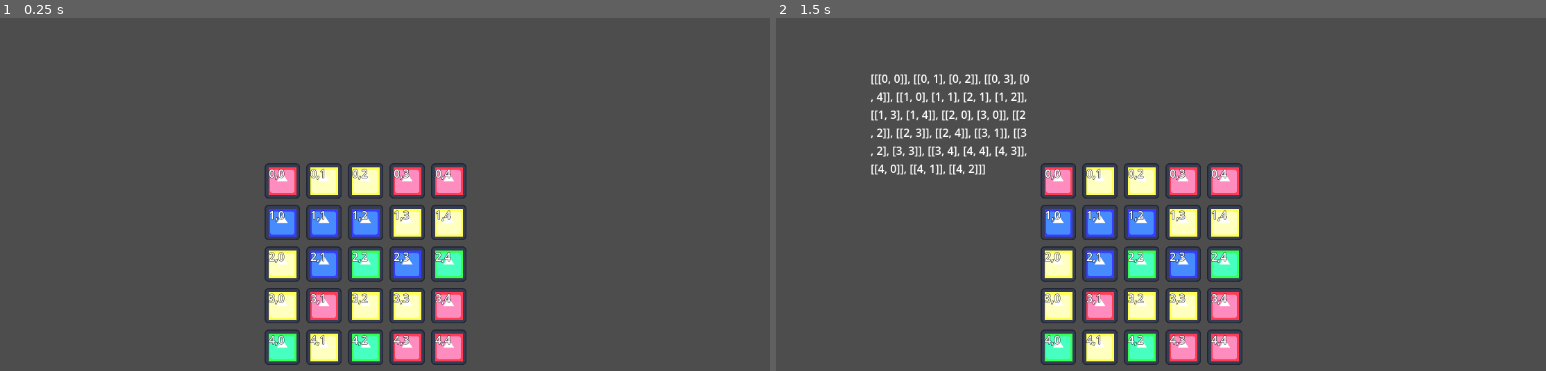
Above: before the commit, frames 1-2 (left to right).
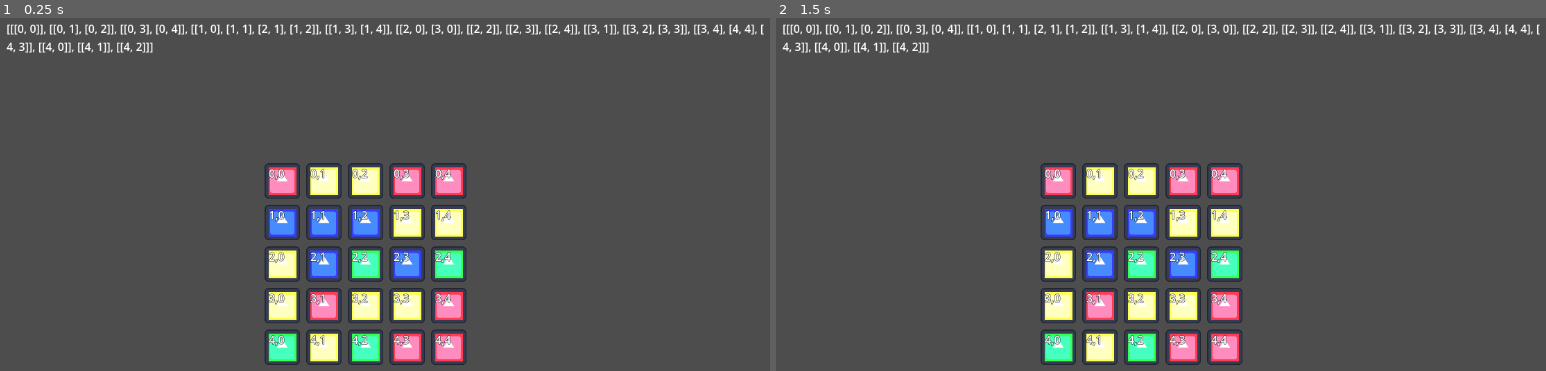
Above: after the commit, the same moments.

Repository: GandalfDG/slop-farmer-extension
Game: Godot game, scene res://game_window.tscn
Same seed, same stepped clock (60 frames per second), same inputs: the game is played once before the commit and once after it. The engine's default icon, where the game draws it, is replaced by a stand-in: a white triangle on a blue panel in a dark square.
Inputs (mouse positions are in pixels of both pictures, inside the frame that each line leads up to):
- Up to frame 1 (0.25 s): no input
- Up to frame 2 (1.5 s): tap Enter at 0.5 s; move the mouse to (1060, 180) at 0.52 s; tap Space (activate) at 0.6, 1.25, 1.35 s; click (1060, 180) at 0.67 s; move the mouse to (1099, 180) at 1.27 s; click (1099, 180) at 1.42 s

The runs differ from the first frame. In frame 1, 1.5% of the frame differs, in the area x 0-100%, y 1-10%; in frame 2, 3.0%, in the area x 0-100%, y 1-45%.

Commit message:
get the group to which the clicked token belongs

Diff:
--- a/game_window.tscn
+++ b/game_window.tscn
@@ -10,8 +10,8 @@
 offset = 60.0
 
 [node name="Debug Label" type="Label" parent="Grid"]
-offset_left = -245.0
-offset_top = -134.0
-offset_right = -16.0
-offset_bottom = -51.0
+offset_left = -372.0
+offset_top = -206.0
+offset_right = 729.0
+offset_bottom = -123.0
 autowrap_mode = 1
--- a/grid.gd
+++ b/grid.gd
@@ -18,17 +18,21 @@
 	for row in rows:
 		grid.append([])
 		for column in cols:
-			var token_node = token.instantiate()
+			var token_node: Token = token.instantiate()
 			add_child(token_node)
 			token_node.position = Vector2(offset*column, offset*row)
 			token_node.set_type(randi_range(0,3 ))
 			token_node.set_debug_label(str(row) + "," + str(column))
+			token_node.token_clicked.connect(_on_token_clicked.bind([row,column]))
 			grid[row].append(token_node)
 
+	calculate_token_groups()
 
 func _process(_delta: float) -> void:
-	if Input.is_action_just_pressed("activate"):
-		calculate_token_groups()
+	pass
+
+func _on_token_clicked(token_coord):
+	print(str(token_coord) + ", " + str(get_group_of_token(token_coord)))
 
 func populate_grid():
 	pass
@@ -80,3 +84,10 @@
 			groups.append(new_group)
 
 	debug_label.text = str(groups)
+
+func get_group_of_token(token_coord) -> Array:
+	for group in groups:
+		if token_coord in group:
+			return group
+
+	return []
--- a/token.gd
+++ b/token.gd
@@ -1,4 +1,5 @@
 extends Node2D
+class_name Token
 
 signal token_clicked
 
